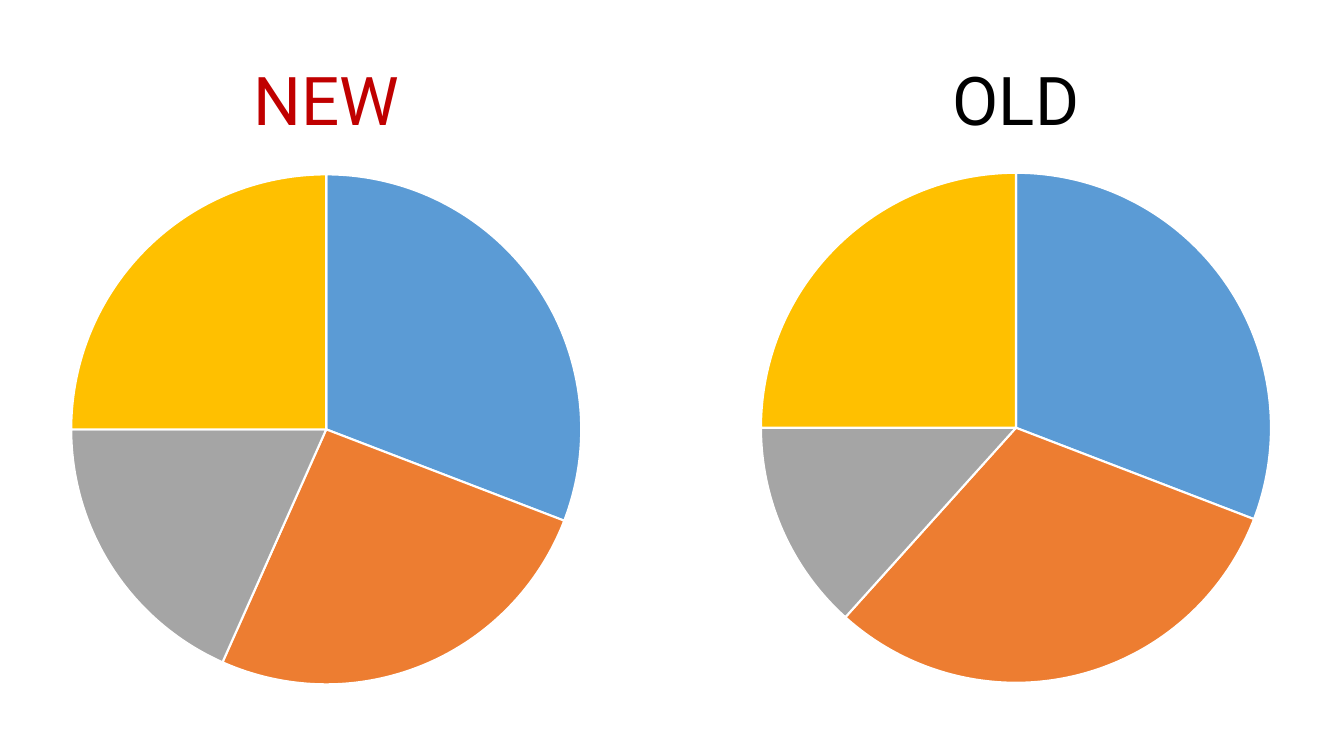
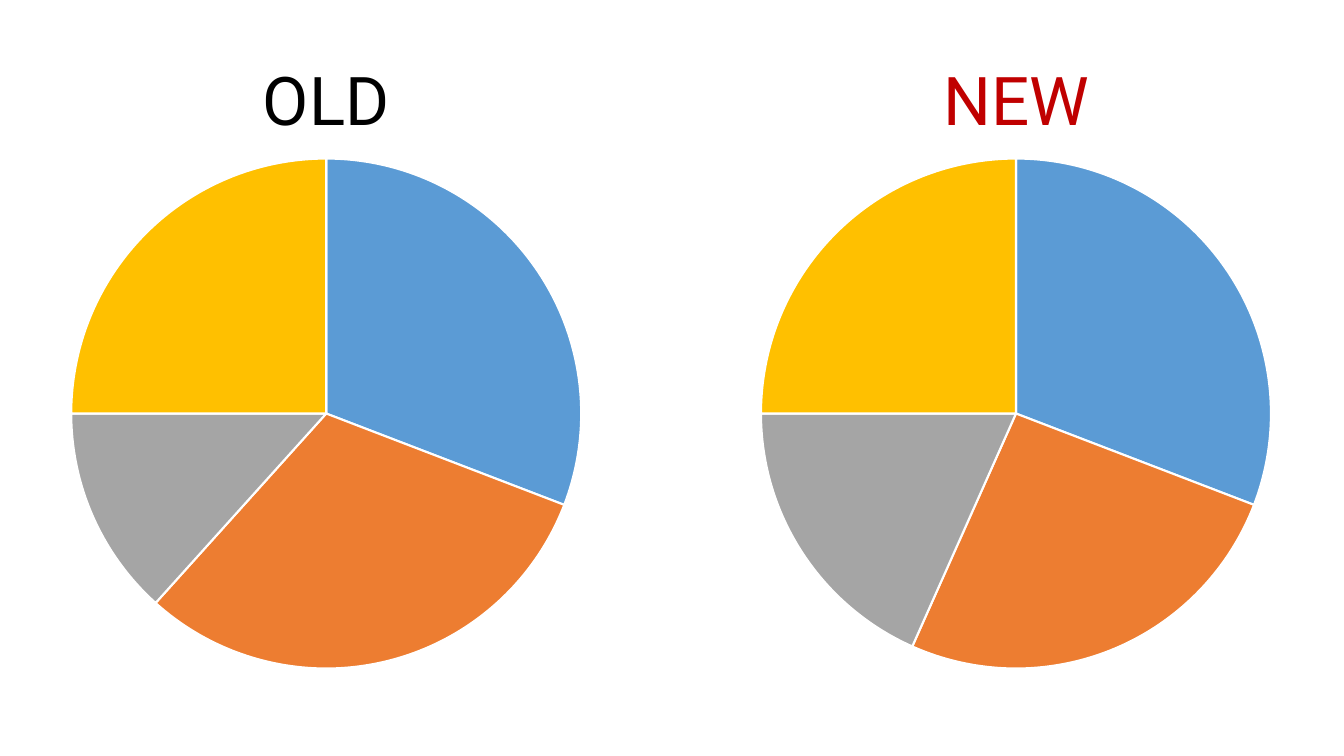
Before and after one commit to rkhaimov/brain-gym, a slide deck: slide 82 of Презентация.pptx. Drawn at 1344x756 pixels with LibreOffice and Linux fonts; fonts in the diff are those of the drawing; background and template pictures are left out. Boxes give left, top, right and bottom in pixels: in the first picture for what was removed or moved away, otherwise in the second. Text is boxed around its words. In the diff, an @@ line names an element or a change of style, - is before the commit and + after.

```diff
--- a/Презентация.pptx
+++ b/Презентация.pptx
@@ text "OLD": place and size @@
-text "OLD" at bbox=[953, 76, 1079, 126]
+text "OLD" at bbox=[263, 76, 389, 126]
@@ text "NEW": place and size @@
-text "NEW" at bbox=[253, 77, 399, 125]
+text "NEW" at bbox=[943, 77, 1089, 125]
@@ pie chart: place and size @@
-pie chart at bbox=[613, 159, 1344, 698]
+pie chart at bbox=[0, 144, 729, 683]
@@ pie chart: place and size @@
-pie chart at bbox=[0, 160, 729, 699]
+pie chart at bbox=[613, 144, 1344, 683]
```
Also in this commit, not shown: 49 other slides changed, 1 slide added, 1 slide removed.
